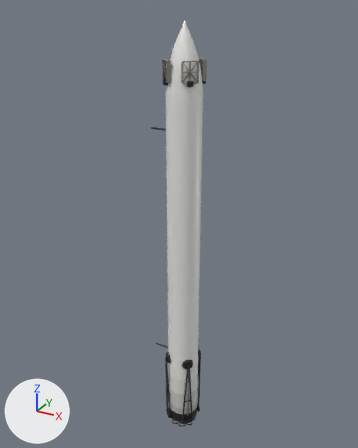
The glTF model assets/rockets/heron-heavy/side0.mid.glb, before and after one commit.
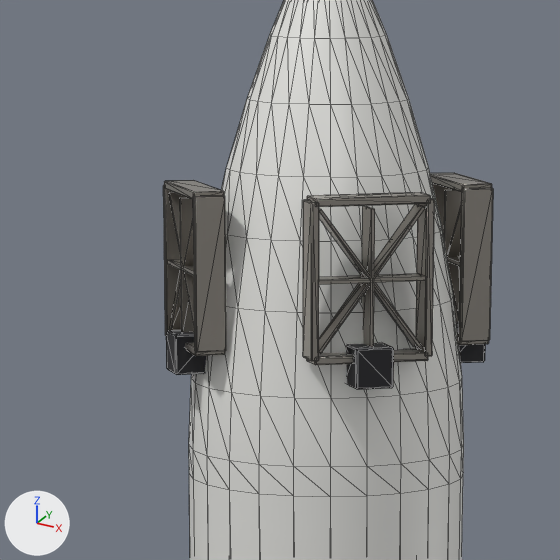
The first picture shows the older version from a 50 mm camera at (23.3, -43.5, 48.2) aimed at (-1.3, 1.2, 25.9). The close-ups show the older and then the newer version on the part from 39% to 60% of the width and 8% to 25% of the height of that picture. Only the edits that show in the close-ups are written down. The lights are fixed; the arrows at lower left show +X, +Y and +Z. The close-ups show mesh edges as thin lines. Where no turn or scale is listed for an object, it has been applied to the vertices. Vertices at exactly the same position are counted once.

Objects in the first close-up: 'gridfin_0.dark', 'gridfin_0.metal', 'gridfin_1.dark', 'gridfin_1.metal', 'gridfin_3.metal', 'side0.hull' and 1 more.
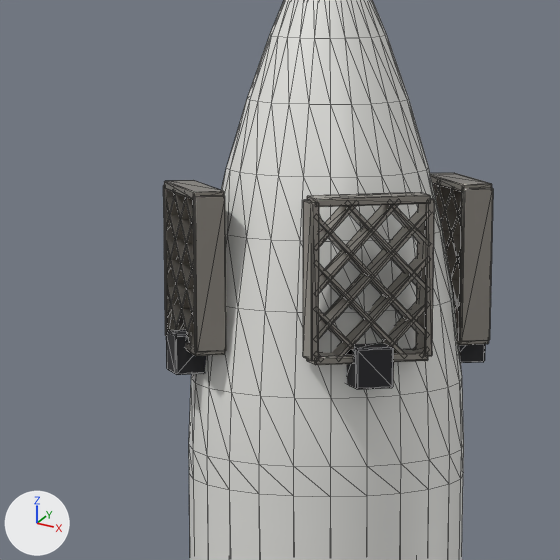
The change, as JSON lines over the scene's bpy script:
```json
{"block": "me_gridfin_0_metal", "where": "# used by ob_gridfin_0_metal; parent = ob_gridfin_0; location = (0.0, 0.0, 1.05)"}
{"op": "remove", "block": "me_gridfin_0_metal", "code": "me_gridfin_0_metal.from_pydata(...)  # 128 vertices, 224 faces; spans x -0.2..0.2, y -0.8..0.8, z -1.0..1.0"}
{"op": "add", "block": "me_gridfin_0_metal", "code": "me_gridfin_0_metal.from_pydata(...)  # 192 vertices, 320 faces; spans x -0.2..0.2, y -0.8..0.8, z -1.0..1.0"}
{"block": "me_gridfin_0_metal", "change": "me_gridfin_0_metal part 1: the loose piece of 8 vertices spanning x -0.15..0.15, y -0.69..0.69, z -0.87..0.87 is scaled about its middle by (1.2, 0.889, 0.702), then moved by (0.0, -0.15, -0.35)"}
{"block": "me_gridfin_0_metal", "change": "me_gridfin_0_metal part 2: the loose piece of 8 vertices spanning x -0.15..0.15, y -0.69..0.69, z -0.87..0.87 is copied, and the copy is scaled about its middle by (1.2, 1.11, 0.877), then moved by (0.0, 0.0, 0.05); it spans x -0.18..0.18, y -0.77..0.77, z -0.72..0.82"}
{"block": "me_gridfin_0_metal", "change": "me_gridfin_0_metal part 3: the loose piece of 8 vertices spanning x -0.15..0.15, y -0.69..0.69, z -0.87..0.87 is copied, and the copy is scaled about its middle by (1.2, 0.815, 0.643), then moved by (0.0, 0.2, 0.4); it spans x -0.18..0.18, y -0.37..0.77, z -0.17..0.97"}
{"block": "me_gridfin_0_metal", "change": "me_gridfin_0_metal part 4: the loose piece of 8 vertices spanning x -0.15..0.15, y -0.69..0.69, z -0.87..0.87 is scaled about its middle by (1.2, 0.889, 0.702), then moved by (0.0, 0.15, -0.35)"}
{"block": "me_gridfin_0_metal", "change": "me_gridfin_0_metal part 5: the loose piece of 8 vertices spanning x -0.15..0.15, y -0.69..0.69, z -0.87..0.87 is copied, and the copy is scaled about its middle by (1.2, 1.11, 0.877), then moved by (0.0, 0.0, 0.05); it spans x -0.18..0.18, y -0.77..0.77, z -0.72..0.82"}
{"block": "me_gridfin_0_metal", "change": "me_gridfin_0_metal part 6: the loose piece of 8 vertices spanning x -0.15..0.15, y -0.69..0.69, z -0.87..0.87 is copied, and the copy is scaled about its middle by (1.2, 0.815, 0.643), then moved by (0.0, -0.2, 0.4); it spans x -0.18..0.18, y -0.77..0.37, z -0.17..0.97"}
{"block": "me_gridfin_0_metal", "change": "me_gridfin_0_metal part 7: the loose piece of 8 vertices spanning x -0.18..0.18, y -0.71..0.71, z -0.03..0.03 is deleted"}
{"block": "me_gridfin_0_metal", "change": "me_gridfin_0_metal part 8: 8 vertices removed from x -0.18..0.18, y -0.03..0.03, z -0.85..0.85; 48 vertices added at x -0.18..0.18, y -0.77..0.77, z -0.97..0.97"}
```

Where the change shows, as pixel boxes [x1, y1, x2, y2] in the close-ups (560 x 560 px; the box of a moved part takes in the faces that stretch with it):
```json
{"part": 1, "of": "me_gridfin_0_metal", "change": "moved or reshaped", "before": [169, 192, 461, 350], "after": [167, 243, 461, 354]}
{"part": 2, "of": "me_gridfin_0_metal", "change": "added", "after": [167, 198, 461, 335]}
{"part": 3, "of": "me_gridfin_0_metal", "change": "added", "after": [174, 189, 457, 290]}
{"part": 4, "of": "me_gridfin_0_metal", "change": "moved or reshaped", "before": [171, 184, 460, 354], "after": [175, 256, 459, 356]}
{"part": 5, "of": "me_gridfin_0_metal", "change": "added", "after": [168, 191, 460, 338]}
{"part": 6, "of": "me_gridfin_0_metal", "change": "added", "after": [167, 186, 461, 293]}
{"part": 7, "of": "me_gridfin_0_metal", "change": "deleted", "before": [167, 257, 460, 285]}
{"part": 8, "of": "me_gridfin_0_metal", "change": "built on", "before": [180, 190, 462, 347], "after": [167, 185, 462, 357]}
```
